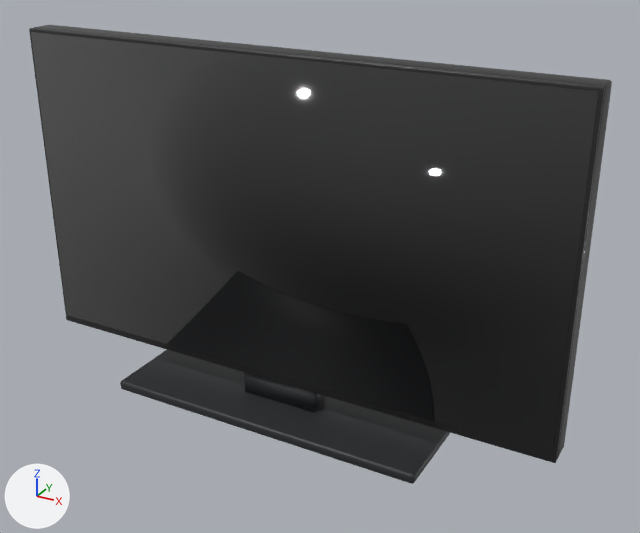
A saved change to the glTF model apps/web/models/products/43UA7500ENA.glb.
One viewpoint serves both versions: a camera (50 mm lens) standing at (0.703, -1.147, 0.857) and looking at (0.062, 0.017, 0.275). Lighting does not change. The marker at lower left points along +X, +Y and +Z. The picture after the commit comes second.

Names of what the first picture shows: '43UA7500ENA'.
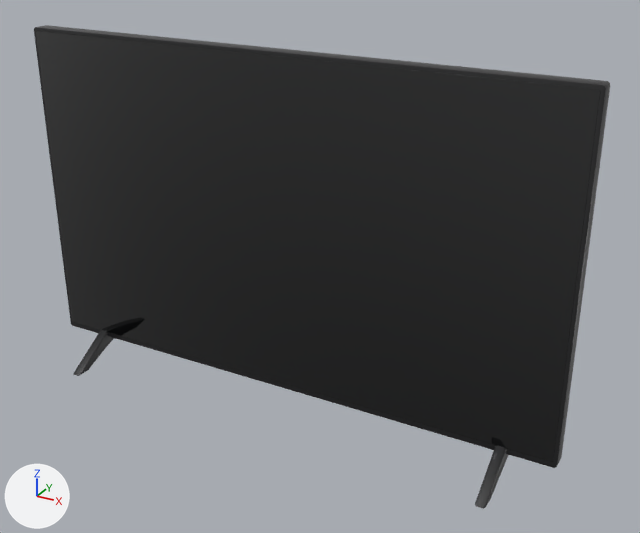
Boxes (x1, y1, x2, y2) around the edits, measured in the pictures (640 x 533 px):
'43UA7500ENA', reshaped
    before: (29, 25, 612, 484)
    after: (34, 25, 610, 509)
part 1 of me_part, rebuilt
    before: (34, 25, 612, 459)
    after: (34, 25, 610, 468)
part 2 of me_part, rebuilt
    before: (29, 28, 605, 463)
    after: (36, 31, 601, 462)
part 3 of me_part, added (black)
    after: (74, 330, 116, 376)
part 4 of me_part, added
    after: (475, 446, 509, 509)
part 5 of me_part, deleted
    before: (120, 350, 450, 484)
part 6 of me_part, deleted
    before: (244, 372, 325, 413)
part 7 of me_part, deleted (black)
    before: (31, 32, 599, 456)

What the commit changed:
Material 'dark' (mat_dark) is new.
Its base color is (0.011, 0.0116, 0.013) (black #1b1c1e).
Its coat weight is 0.1.
me_part is used by ob_43ua7500ena; location (0.0, 0.0, 0.0).
me_part had 304 vertices, 588 faces and spanned x -0.484..0.484, y -0.1..0.1, z 0.0..0.621.
me_part no longer uses material mat_body (black #1c1c1e).
me_part now has 276 vertices, 536 faces and spans x -0.484..0.484, y -0.1..0.1, z 0.0..0.621.
me_part part 1: the loose piece of 96 vertices spanning x -0.484..0.484, y -0.017..0.025, z 0.06..0.621 is rebuilt with 96 vertices and now spans x -0.484..0.484, y -0.014..0.014, z 0.044..0.621, in mat_finish (black #1c1c1e).
me_part part 2: the loose piece of 96 vertices spanning x -0.484..0.484, y -0.025..-0.017, z 0.06..0.621 is rebuilt with 96 vertices and now spans x -0.478..0.478, y -0.014..-0.011, z 0.054..0.615, in mat_screen (black #050608).
me_part part 3: a new loose piece of 42 vertices spanning x -0.406..-0.388, y -0.1..0.1, z 0.0..0.058, in mat_dark (black #1b1c1e).
me_part part 4: a new loose piece of 42 vertices spanning x 0.388..0.406, y -0.1..0.1, z 0.0..0.058, in mat_dark (black #1b1c1e).
me_part part 5: the loose piece of 96 vertices spanning x -0.29..0.29, y -0.1..0.1, z 0.0..0.018 is deleted.
me_part part 6: the loose piece of 8 vertices spanning x -0.07..0.07, y -0.02..0.02, z 0.018..0.06 is deleted.
Part 7, on me_part:
8 vertices are removed from x -0.478..0.478, y -0.026..-0.022, z 0.074..0.615.
12 faces are deleted.
me_part no longer uses material mat_trim (dark grey #2b2d30).
me_part gains material mat_dark (black #1b1c1e).
